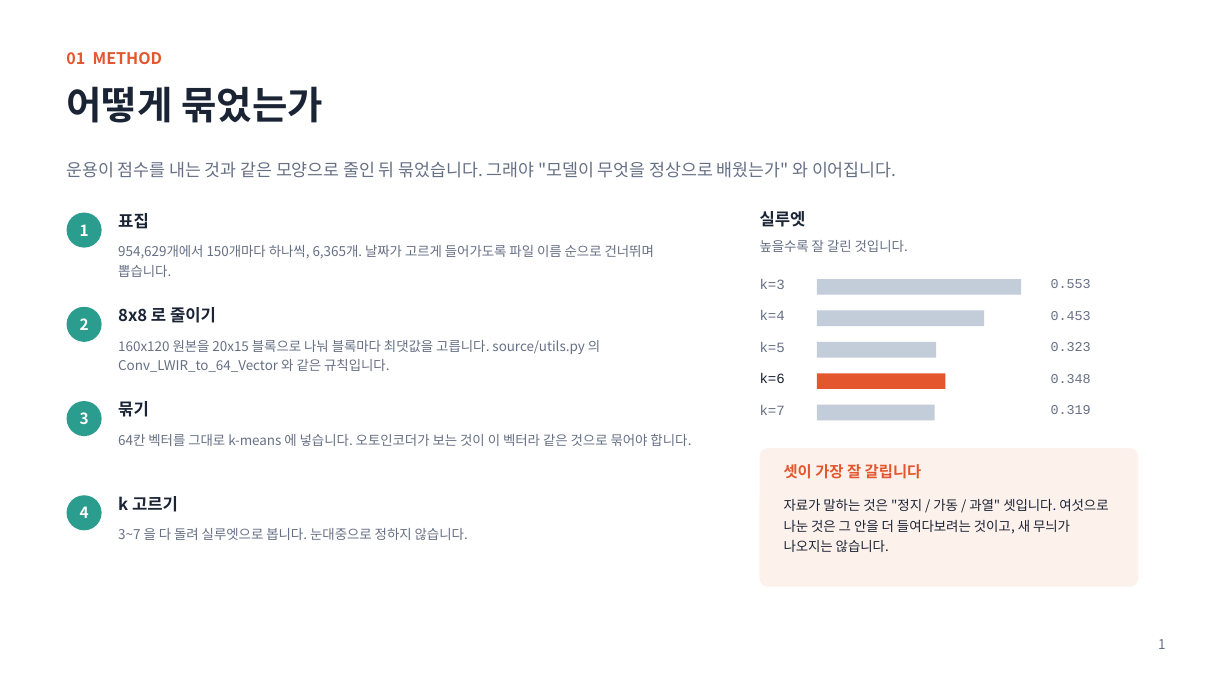
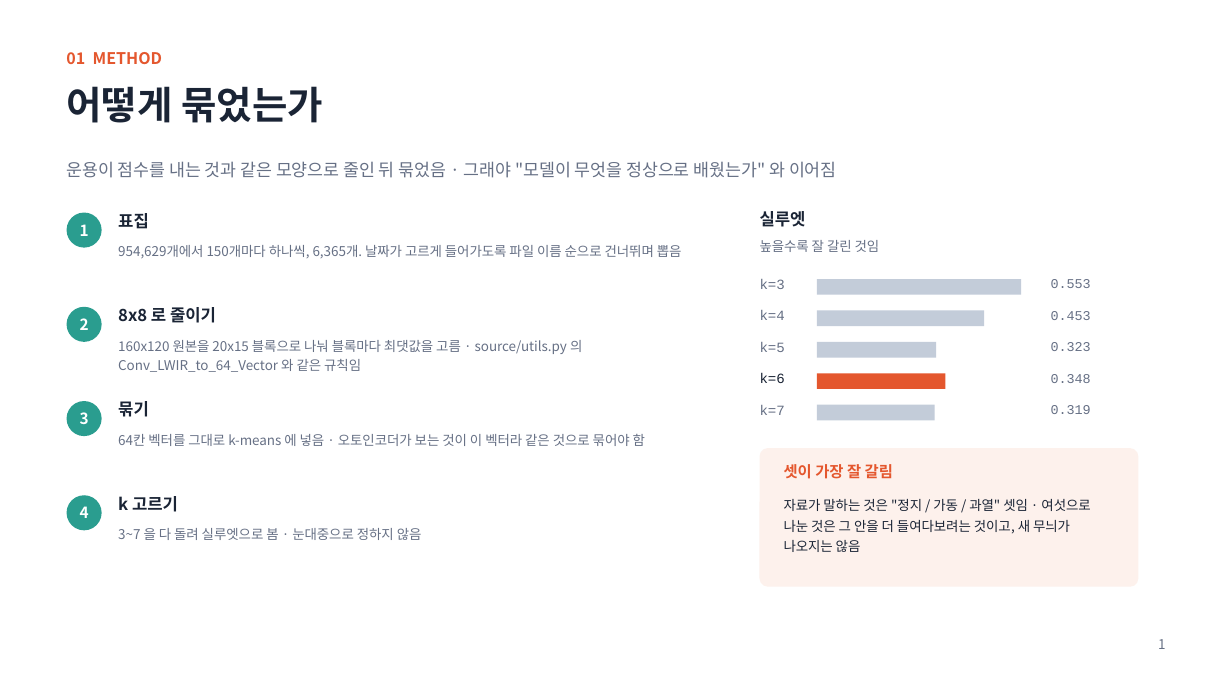
Before and after one commit to oskwon65/MultiModal_FireCam, a slide deck: slide 2 of cj_busan_1_열패턴_비교.pptx. Drawn at 1232x693 pixels with LibreOffice and Linux fonts; fonts in the diff are those of the drawing. Boxes give left, top, right and bottom in pixels: in the first picture for what was removed or moved away, otherwise in the second. Text is boxed around its words. In the diff, an @@ line names an element or a change of style, - is before the commit and + after.

```diff
--- a/cj_busan_1_열패턴_비교.pptx
+++ b/cj_busan_1_열패턴_비교.pptx
@@ text at (66, 161, 837, 178): text changed @@
-운용이 점수를 내는 것과 같은 모양으로 줄인 뒤 묶었습니다. 그래야 "모델이 무엇을 정상으로 배웠는가" 와 이어집니다.
+운용이 점수를 내는 것과 같은 모양으로 줄인 뒤 묶었음 · 그래야 "모델이 무엇을 정상으로 배웠는가" 와 이어짐
@@ text at (118, 245, 682, 258): text changed @@
-954,629개에서 150개마다 하나씩, 6,365개. 날짜가 고르게 들어가도록 파일 이름 순으로 건너뛰며 뽑습니다.
+954,629개에서 150개마다 하나씩, 6,365개. 날짜가 고르게 들어가도록 파일 이름 순으로 건너뛰며 뽑음
@@ text at (760, 240, 880, 252): text changed @@
-높을수록 잘 갈린 것입니다.
+높을수록 잘 갈린 것임
@@ text at (118, 340, 582, 372): text changed @@
-160x120 원본을 20x15 블록으로 나눠 블록마다 최댓값을 고릅니다. source/utils.py 의 Conv_LWIR_to_64_Vector 와 같은 규칙입니다.
+160x120 원본을 20x15 블록으로 나눠 블록마다 최댓값을 고름 · source/utils.py 의 Conv_LWIR_to_64_Vector 와 같은 규칙임
@@ text at (118, 434, 645, 446): text changed @@
-64칸 벡터를 그대로 k-means 에 넣습니다. 오토인코더가 보는 것이 이 벡터라 같은 것으로 묶어야 합니다.
+64칸 벡터를 그대로 k-means 에 넣음 · 오토인코더가 보는 것이 이 벡터라 같은 것으로 묶어야 함
@@ text at (784, 464, 893, 479): text changed @@
-셋이 가장 잘 갈립니다
+셋이 가장 잘 갈림
@@ text at (784, 499, 1090, 552): text changed @@
-자료가 말하는 것은 "정지 / 가동 / 과열" 셋입니다. 여섯으로 나눈 것은 그 안을 더 들여다보려는 것이고, 새 무늬가 나오지는 않습니다.
+자료가 말하는 것은 "정지 / 가동 / 과열" 셋임 · 여섯으로 나눈 것은 그 안을 더 들여다보려는 것이고, 새 무늬가 나오지는 않음
@@ text at (118, 528, 422, 540): text changed @@
-3~7 을 다 돌려 실루엣으로 봅니다. 눈대중으로 정하지 않습니다.
+3~7 을 다 돌려 실루엣으로 봄 · 눈대중으로 정하지 않음
```
Also in this commit, not shown: 7 other slides changed, 2 slides added, 1 slide removed, 50 other files.
